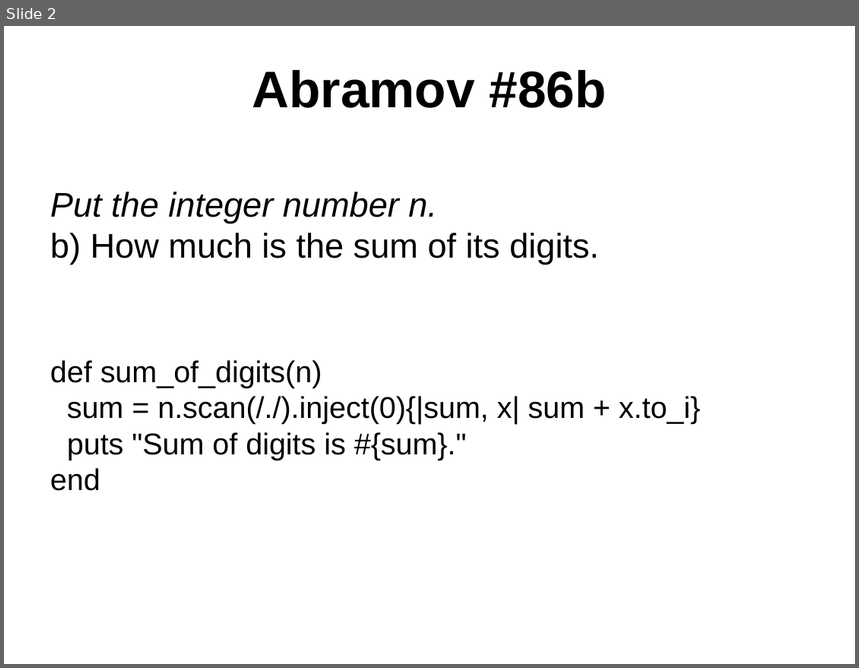
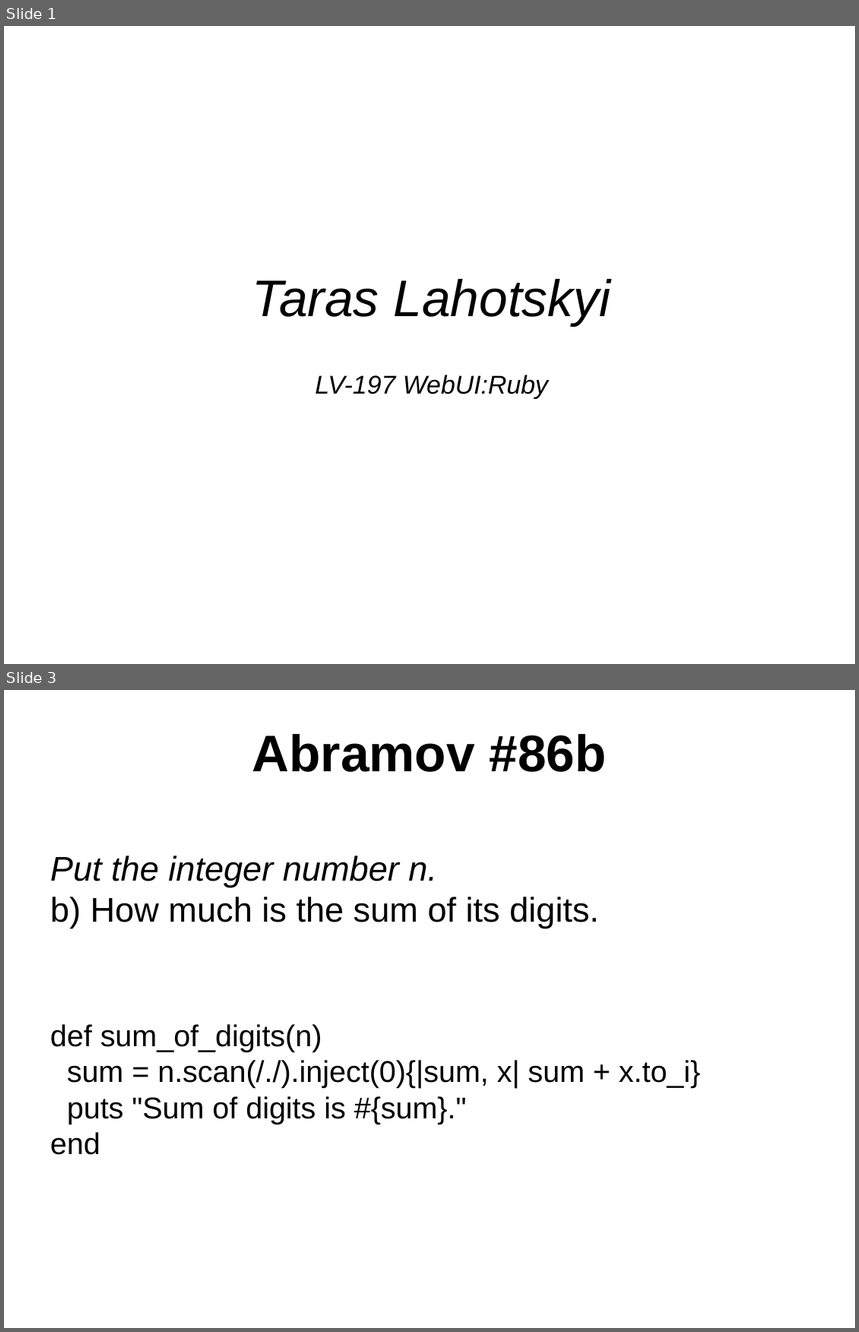
Before and after one commit to lahotskyy/demo1, a slide deck: taras_slides.odp. Shown one above the other, each under a label of ours: slide 2 before the commit, slides 1 and 3 after it; the slides between them are not shown. The pictures are 859x668 and 859x1332 pixels, drawn with LibreOffice and Linux fonts; fonts in the diff are those of the drawing; background and template pictures are left out. Boxes give left, top, right and bottom in pixels: in the first picture for what was removed or moved away, otherwise in the second. Text is boxed around its words. In the diff, an @@ line names an element or a change of style, - is before the commit and + after.

```diff
--- a/taras_slides.odp
+++ b/taras_slides.odp
@@ slide 1 added at (x1=4, y1=26, x2=855, y2=664), background #FFFFFF @@
@@ subtitle added at (x1=253, y1=279, x2=610, y2=399), 24 pt, text #000000, italic @@
+Taras Lahotskyi
+LV-197 WebUI:Ruby
@@ what was slide 2 is now slide 3 @@
```
Also in this commit, not shown: 5 slides changed, 1 other slide added, 5 other files.
